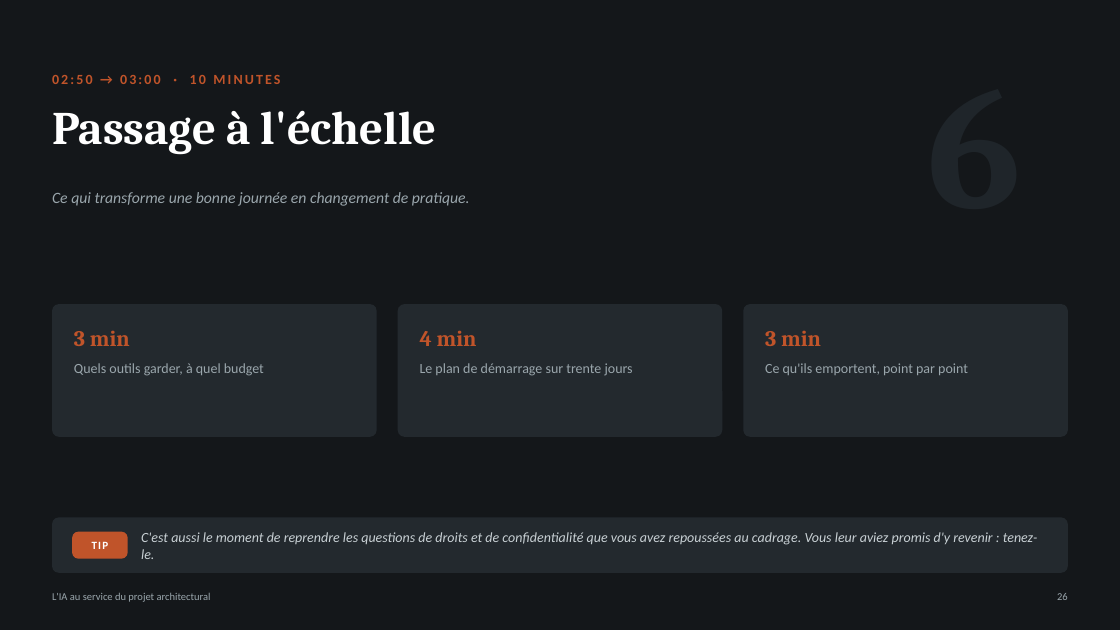
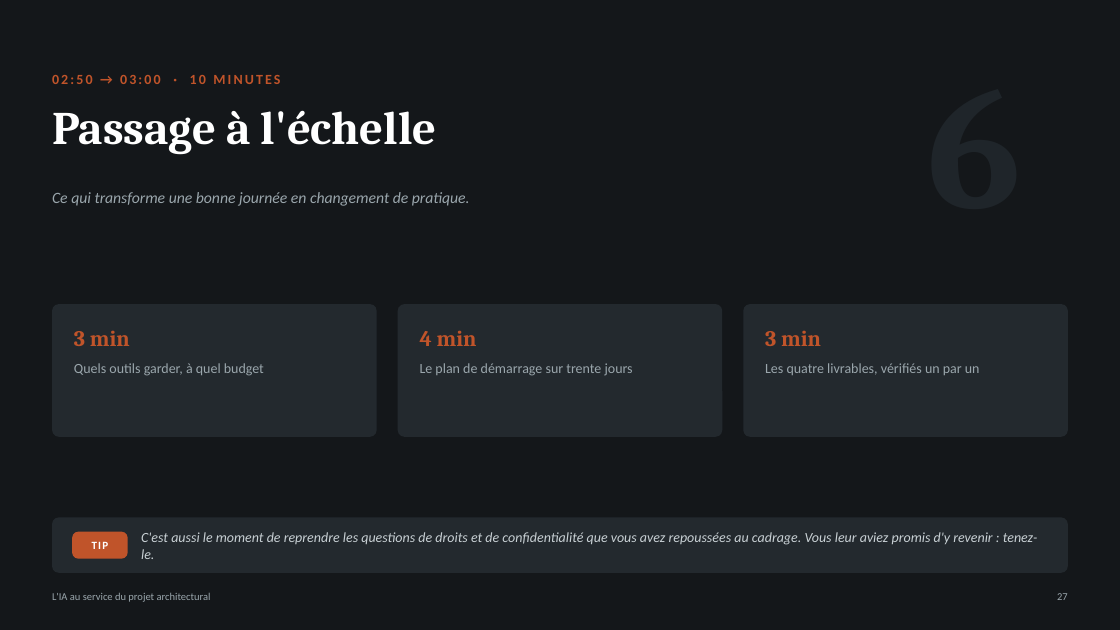
Before and after one commit to ancaagency/page-de-vente-Alba, a slide deck: slide 27 of formation-ia-architectes/formation-ia-architectes.pptx (slide 26 before the commit). Drawn at 1120x630 pixels with LibreOffice and Linux fonts; fonts in the diff are those of the drawing. Boxes give left, top, right and bottom in pixels: in the first picture for what was removed or moved away, otherwise in the second. Text is boxed around its words. In the diff, an @@ line names an element or a change of style, - is before the commit and + after.

```diff
--- a/formation-ia-architectes/formation-ia-architectes.pptx
+++ b/formation-ia-architectes/formation-ia-architectes.pptx
@@ text at (765, 363, 980, 375): text changed @@
-Ce qu'ils emportent, point par point
+Les quatre livrables, vérifiés un par un
@@ text at (1057, 593, 1068, 600): text changed @@
-26
+27
```
Also in this commit, not shown: 25 other slides changed, 1 slide added, 3 other files.
